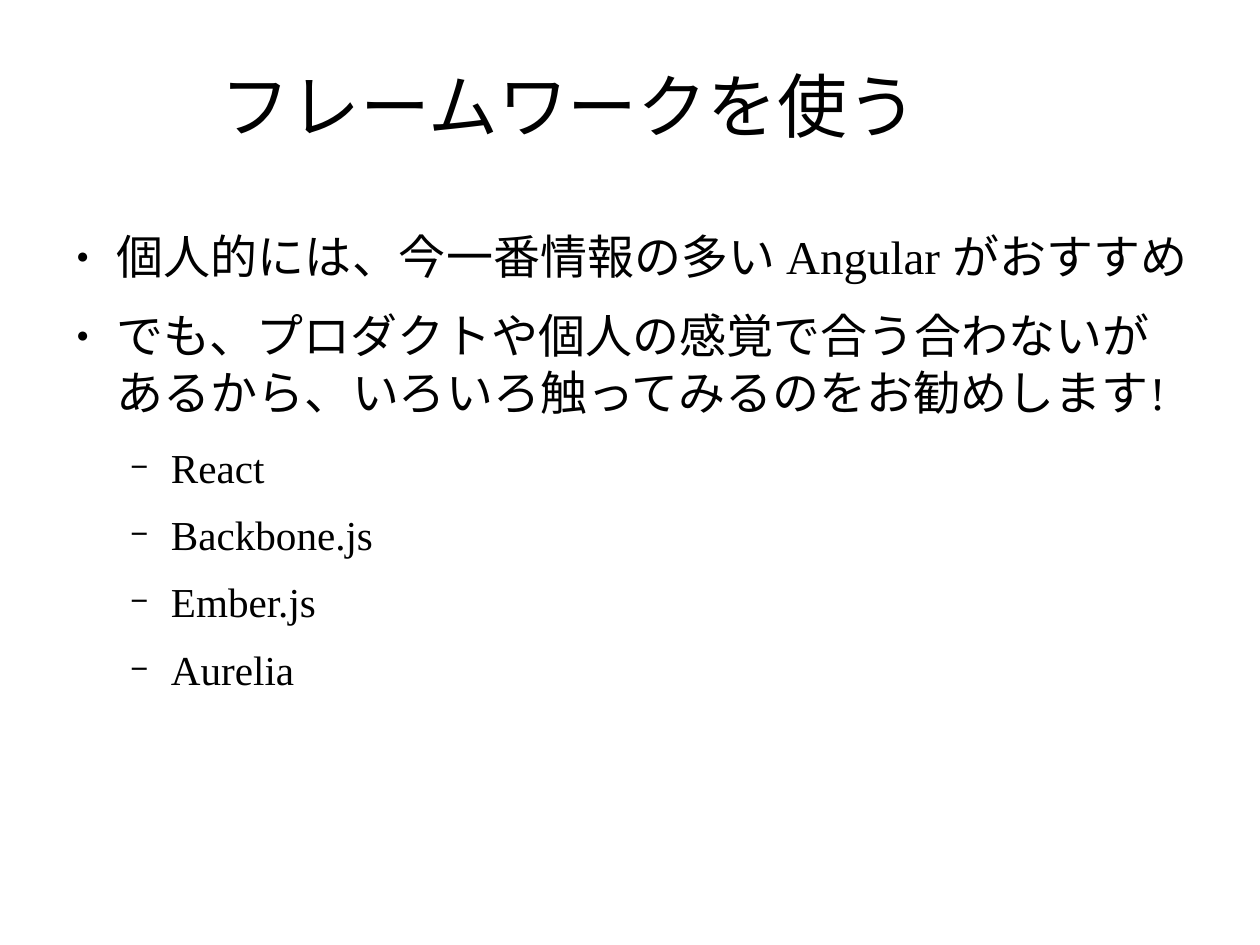
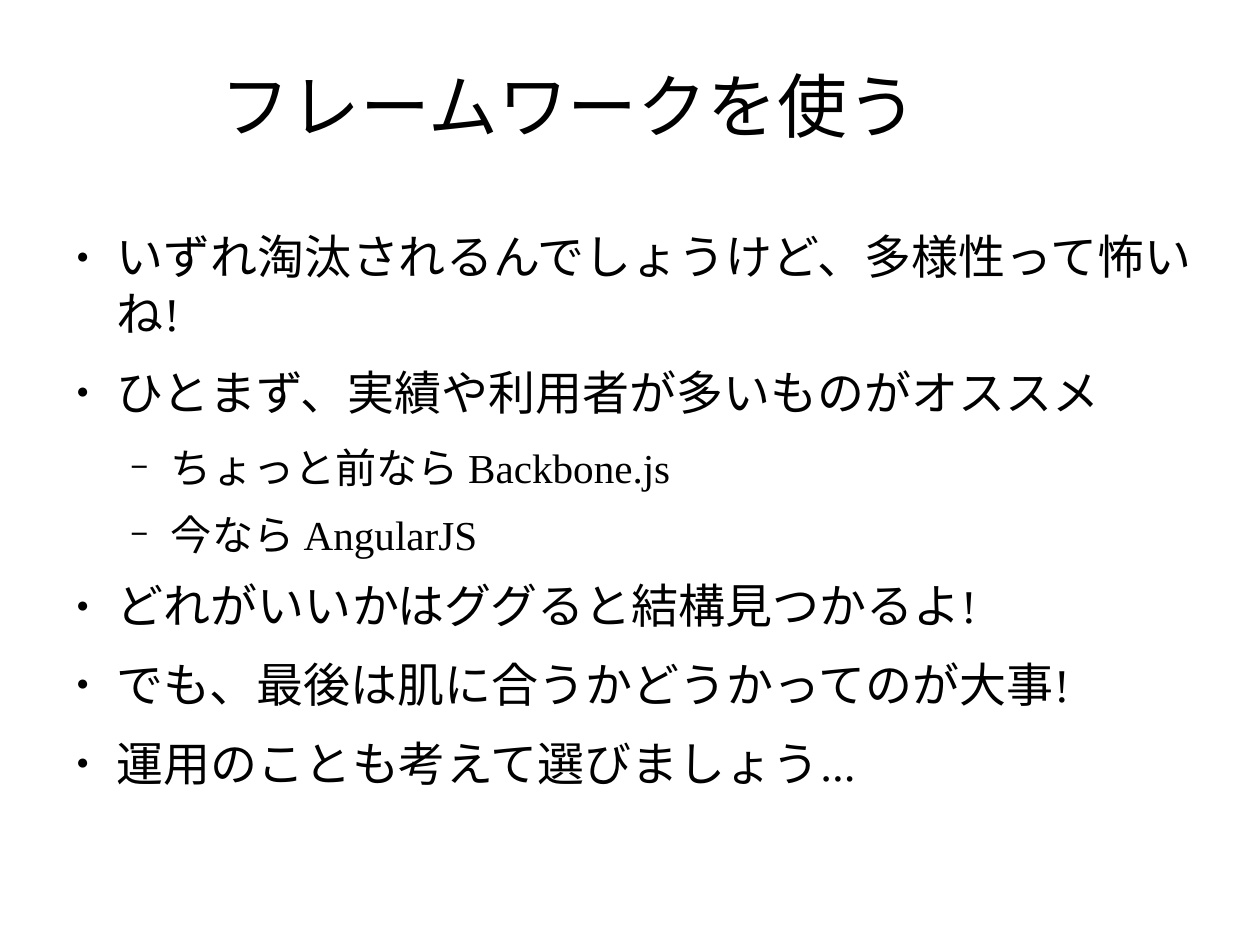
Before and after one commit to masakura/slides, a slide deck: slide 19 of html5jk#1/slide2.odp (slide 17 before the commit). Drawn at 1260x945 pixels with LibreOffice and Linux fonts; fonts in the diff are those of the drawing; background and template pictures are left out. Boxes give left, top, right and bottom in pixels: in the first picture for what was removed or moved away, otherwise in the second. Text is boxed around its words. In the diff, an @@ line names an element or a change of style, - is before the commit and + after.

Commit message:
MV* フレームワーク選別をわかりやすく書き換え

```diff
--- a/html5jk#1/slide2.odp
+++ b/html5jk#1/slide2.odp
@@ text at (117,234,1191,785): text changed @@
-● 個人的には、今一番情報の多い Angular がおすすめ
-● でも、プロダクトや個人の感覚で合う合わないがあるから、いろいろ触ってみるのをお勧めします!
-  − React
-  − Backbone.js
-  − Ember.js
-  − Aurelia
+● いずれ淘汰されるんでしょうけど、多様性って怖いね!
+● ひとまず、実績や利用者が多いものがオススメ
+  − ちょっと前なら Backbone.js
+  − 今なら AngularJS
+● どれがいいかはググると結構見つかるよ!
+● でも、最後は肌に合うかどうかってのが大事!
+● 運用のことも考えて選びましょう...
```
Also in this commit, not shown: 1 other slide changed, 2 slides added.
